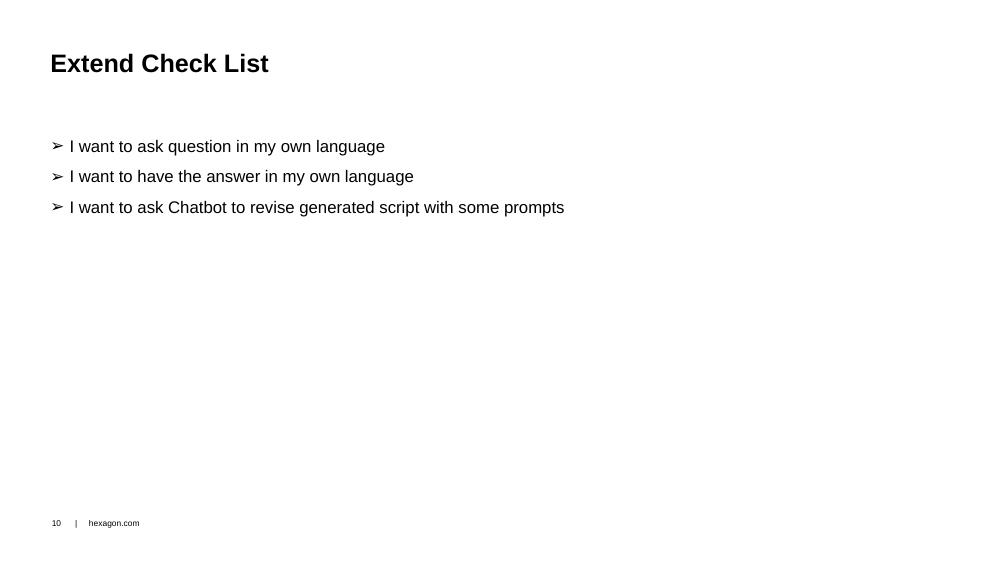
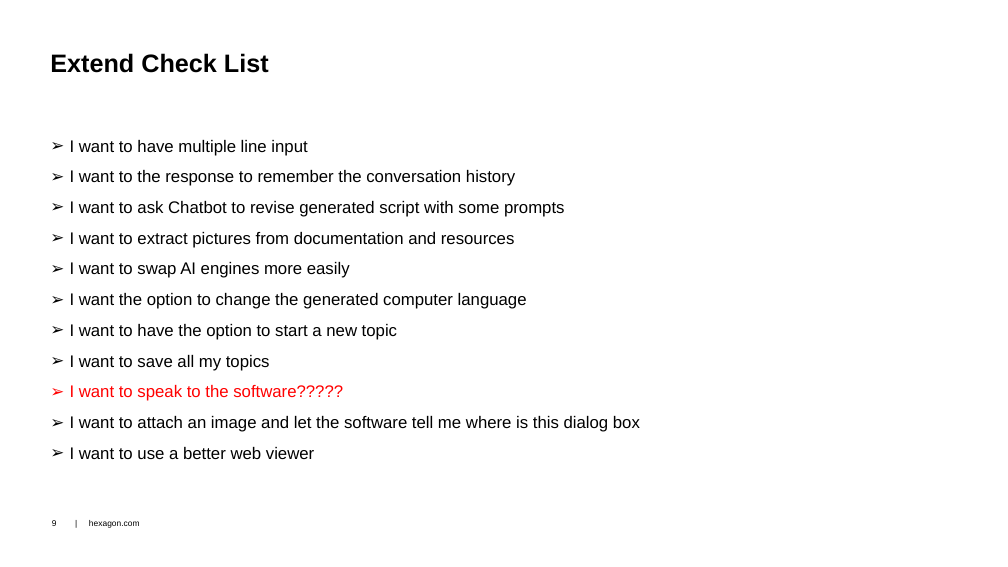
Before and after one commit to dongzgh/protos-vmccopilot, a slide deck: slide 9 of docs/VMC Hackathon 2024 - VMC.Chatbot - Demo.pptx (slide 10 before the commit). Drawn at 1008x567 pixels with LibreOffice and Linux fonts; fonts in the diff are those of the drawing; background and template pictures are left out. Boxes give left, top, right and bottom in pixels: in the first picture for what was removed or moved away, otherwise in the second. Text is boxed around its words. In the diff, an @@ line names an element or a change of style, - is before the commit and + after.

```diff
--- a/docs/VMC Hackathon 2024 - VMC.Chatbot - Demo.pptx
+++ b/docs/VMC Hackathon 2024 - VMC.Chatbot - Demo.pptx
@@ text at [70,140,515,186]: text changed @@
-➢ I want to ask question in my own language
-➢ I want to have the answer in my own language
+➢ I want to have multiple line input
+➢ I want to the response to remember the conversation history
@@ text at [70,232,640,459]: paragraphs added @@
+➢ I want to extract pictures from documentation and resources
+➢ I want to swap AI engines more easily
+➢ I want the option to change the generated computer language
+➢ I want to have the option to start a new topic
+➢ I want to save all my topics
+➢ I want to speak to the software?????
+➢ I want to attach an image and let the software tell me where is this dialog box
+➢ I want to use a better web viewer
@@ page number at [52,520,57,526]: text changed @@
-10
+9
```
Also in this commit, not shown: 6 other slides changed, 1 slide added, 2 slides removed, 1 other file.
